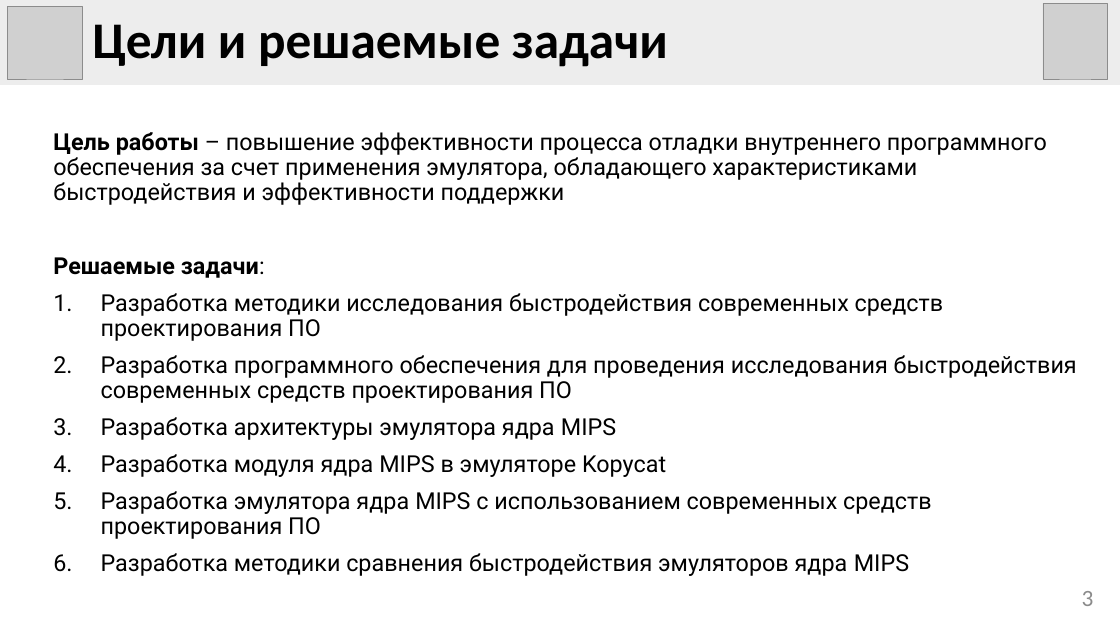
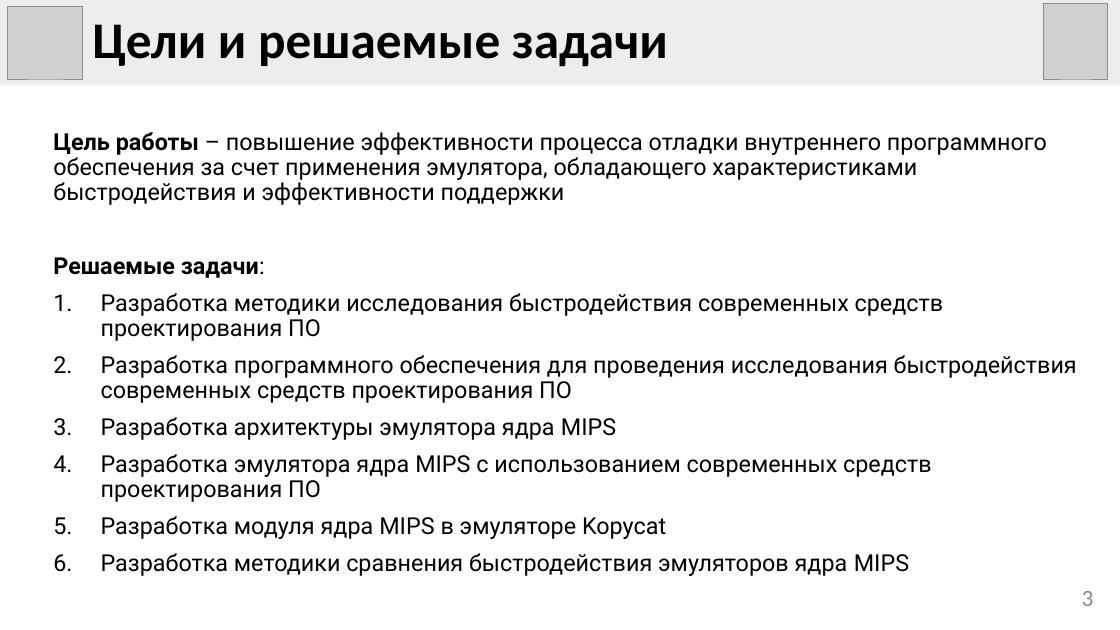
Before and after one commit to eleven5150/mips-emulation, a slide deck: slide 3 of docs/presentation/presentation.pptx. Drawn at 1120x630 pixels with LibreOffice and Linux fonts; fonts in the diff are those of the drawing; grey boxes stand for pictures. Boxes give left, top, right and bottom in pixels: in the first picture for what was removed or moved away, otherwise in the second. Text is boxed around its words. In the diff, an @@ line names an element or a change of style, - is before the commit and + after.

```diff
--- a/docs/presentation/presentation.pptx
+++ b/docs/presentation/presentation.pptx
@@ text at [101, 454, 932, 502]: paragraph added @@
+4. Разработка эмулятора ядра MIPS с использованием современных средств проектирования ПО
@@ text at [101, 491, 932, 539]: paragraph removed @@
-5. Разработка эмулятора ядра MIPS с использованием современных средств проектирования ПО
```
Also in this commit, not shown: 1 other slide changed, 1 slide added.
